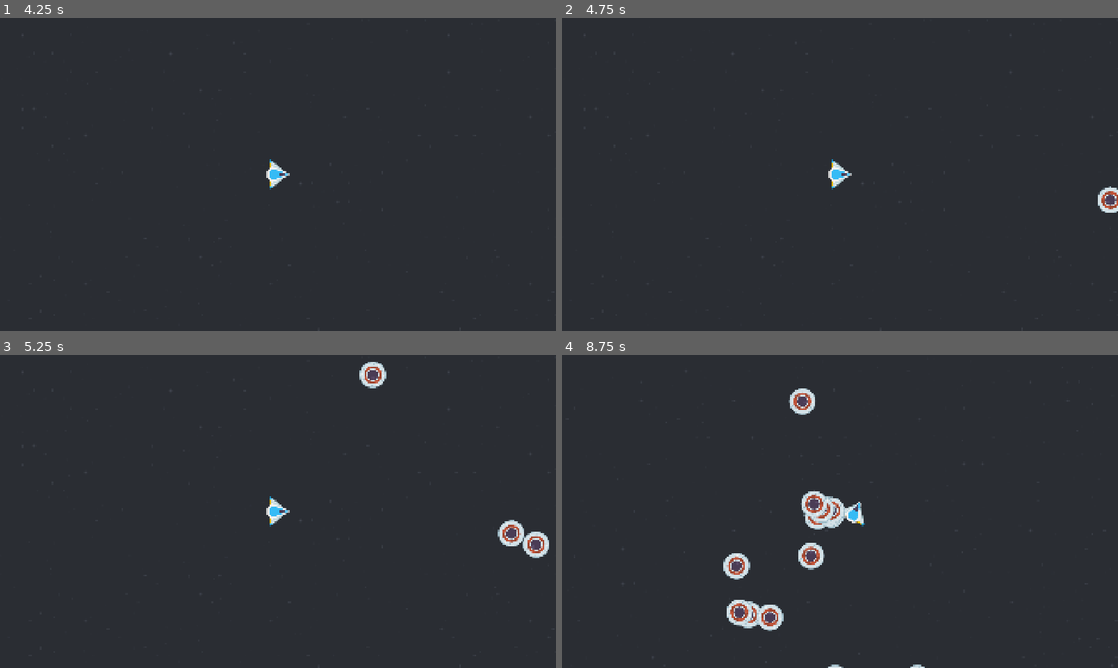
Above: before the commit, frames 1-4 (two rows, left to right).
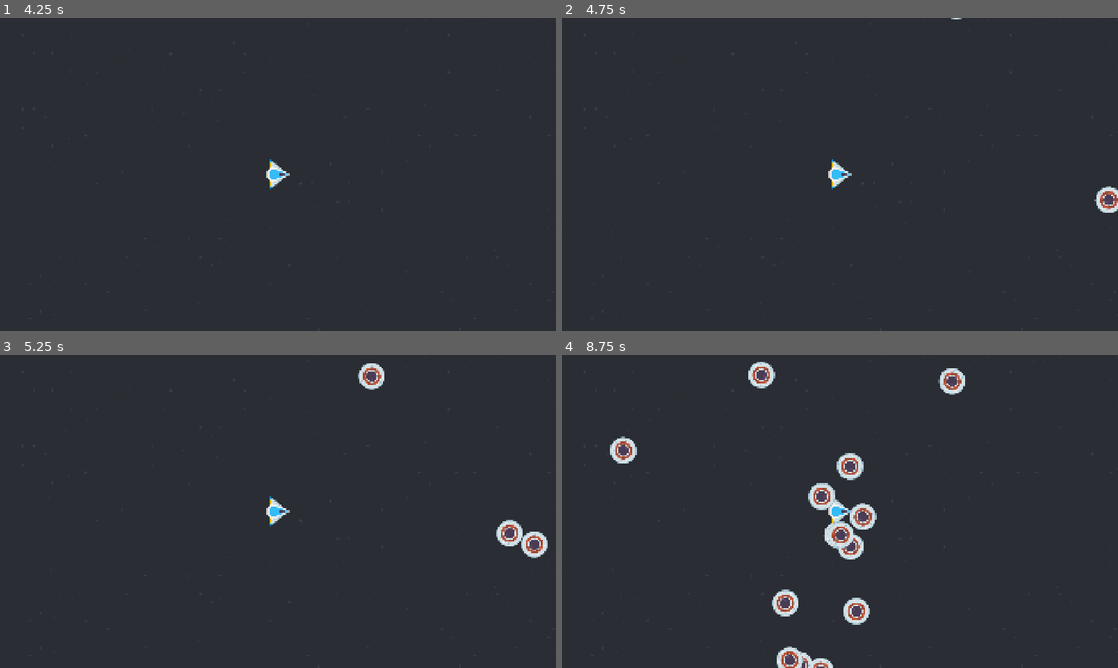
Above: after the commit, the same moments.

Repository: two-sticks-and-a-rock/space-arcade
Game: Godot game, scene res://scenes/main.tscn
The game is run twice, just before and just after one commit, with the same random seed, the same clock (stepped at 60 frames per second) and the same inputs.
Inputs (mouse positions are in pixels of both pictures, inside the frame that each line leads up to):
- Up to frame 1 (4.25 s): tap Enter at 0.5, 2, 3.5 s; move the mouse to (400, 158) at 0.52 s; press the mouse at (400, 158) at 0.53 s; tap Space at 1.25, 2.75 s; move the mouse to (166, 190) at 1.27 s; release the mouse at (166, 190) at 1.28 s; click (166, 190) at 1.35 s; move the mouse to (333, 105) at 2.02 s; press the mouse at (333, 105) at 2.03 s; move the mouse to (250, 237) at 2.77 s; release the mouse at (250, 237) at 2.78 s; click (250, 237) at 2.85 s; move the mouse to (444, 221) at 3.52 s; press the mouse at (444, 221) at 3.53 s
- Up to frame 2 (4.75 s): tap Space at 4.25 s; move the mouse to (673, 127) at 4.27 s; release the mouse at (673, 127) at 4.28 s; click (673, 127) at 4.35 s
- Up to frame 3 (5.25 s): move the mouse to (305, 511) at 5.02 s; press the mouse at (305, 511) at 5.03 s
- Up to frame 4 (8.75 s): move the mouse to (756, 433) at 5.77 s; release the mouse at (756, 433) at 5.78 s; click (756, 433) at 5.85 s; move the mouse to (962, 495) at 6.52 s; press the mouse at (962, 495) at 6.53 s; move the mouse to (728, 527) at 7.27 s; release the mouse at (728, 527) at 7.28 s; click (728, 527) at 7.35 s; move the mouse to (895, 442) at 8.02 s; press the mouse at (895, 442) at 8.03 s

Frame 1 is identical in both runs. In frame 2, 0.2% of the frame differs, in the area x 70-100%, y 0-63%; in frame 3, 0.6%; in frame 4, 5.8%, in the area x 8-73%, y 2-100%.

Commit message:
change player to staticbody to prevent moving from (0,0)

Diff:
--- a/project.godot
+++ b/project.godot
@@ -63,6 +63,11 @@
 ]
 }
 
+[layer_names]
+
+2d_physics/layer_1="player"
+2d_physics/layer_2="enemies"
+
 [physics]
 
 3d/physics_engine="Jolt Physics"
--- a/scenes/enemies/enemy.gd
+++ b/scenes/enemies/enemy.gd
@@ -1,8 +1,8 @@
-extends RigidBody2D
+extends CharacterBody2D
 
-@onready var player = get_parent().get_node("%player") as RigidBody2D
+@onready var player = get_parent().get_node("%player") as StaticBody2D
 
-var velocity = Vector2(randf_range(250.0, 300.0), 0.0)
+var speed = Vector2(randf_range(250.0, 300.0), 0.0)
 # Called when the node enters the scene tree for the first time.
 func _ready():
 	var mob_types = Array($AnimatedSprite2D.sprite_frames.get_animation_names())
@@ -13,8 +13,10 @@
 # Called every frame. 'delta' is the elapsed time since the previous frame.
 func _physics_process(_delta):
 	look_at(player.position)
-	linear_velocity = velocity.rotated(rotation)
-	linear_velocity -= Mover.get_movement()
+	velocity = speed.rotated(rotation)
+	velocity -= Mover.get_movement()
+
+	move_and_slide()
 
 func _on_visible_on_screen_notifier_2d_screen_exited():
 	queue_free()
--- a/scenes/enemies/enemy.tscn
+++ b/scenes/enemies/enemy.tscn
@@ -17,9 +17,9 @@
 "speed": 5.0
 }]
 
-[node name="enemy_ufo_red" type="RigidBody2D" unique_id=1382670408]
-collision_mask = 0
-gravity_scale = 0.0
+[node name="enemy_ufo_red" type="CharacterBody2D" unique_id=202267076]
+collision_layer = 2
+motion_mode = 1
 script = ExtResource("1_md0e3")
 metadata/_edit_group_ = true
 
--- a/scenes/main.gd
+++ b/scenes/main.gd
@@ -12,7 +12,7 @@
 
 func _on_enemy_timer_timeout():
 	# Create a new instance of the Mob scene.
-	var enemy = enemy_scene.instantiate() as RigidBody2D
+	var enemy = enemy_scene.instantiate() as CharacterBody2D
 
 	# Choose a random location on Path2D.
 	var enemy_spawn_pos = $player/EnemyPath/EnemySpawnLocation
--- a/scenes/player/player.gd
+++ b/scenes/player/player.gd
@@ -1,13 +1,6 @@
-extends RigidBody2D
+extends StaticBody2D
 
 signal hit
-
-var direction = Vector2.ZERO
-var velocity = 0
-
-func _physics_process(_delta):
-	linear_velocity = direction * velocity
-	direction = lerp(direction, Vector2.ZERO, 0.01)
 
 func _on_body_entered(_body):
 	# disable player collision
--- a/scenes/player/player.tscn
+++ b/scenes/player/player.tscn
@@ -18,8 +18,8 @@
 [sub_resource type="CircleShape2D" id="CircleShape2D_gmlin"]
 radius = 36.05551
 
-[node name="player" type="RigidBody2D" unique_id=2109895852]
-gravity_scale = 0.0
+[node name="player" type="StaticBody2D" unique_id=1664336922]
+collision_mask = 2
 script = ExtResource("1_g2els")
 metadata/_edit_group_ = true
 
@@ -37,5 +37,3 @@
 [node name="Camera2D" type="Camera2D" parent="." unique_id=1719499633]
 process_callback = 0
 position_smoothing_enabled = true
-
-[connection signal="body_entered" from="." to="." method="_on_body_entered"]
--- a/scenes/player/slingshot.gd
+++ b/scenes/player/slingshot.gd
@@ -1,6 +1,6 @@
 extends Line2D
 
-@onready var player = get_parent() as RigidBody2D
+@onready var player = get_parent() as StaticBody2D
 
 var start_vector := Vector2.ZERO
 var end_vector := Vector2.ZERO
